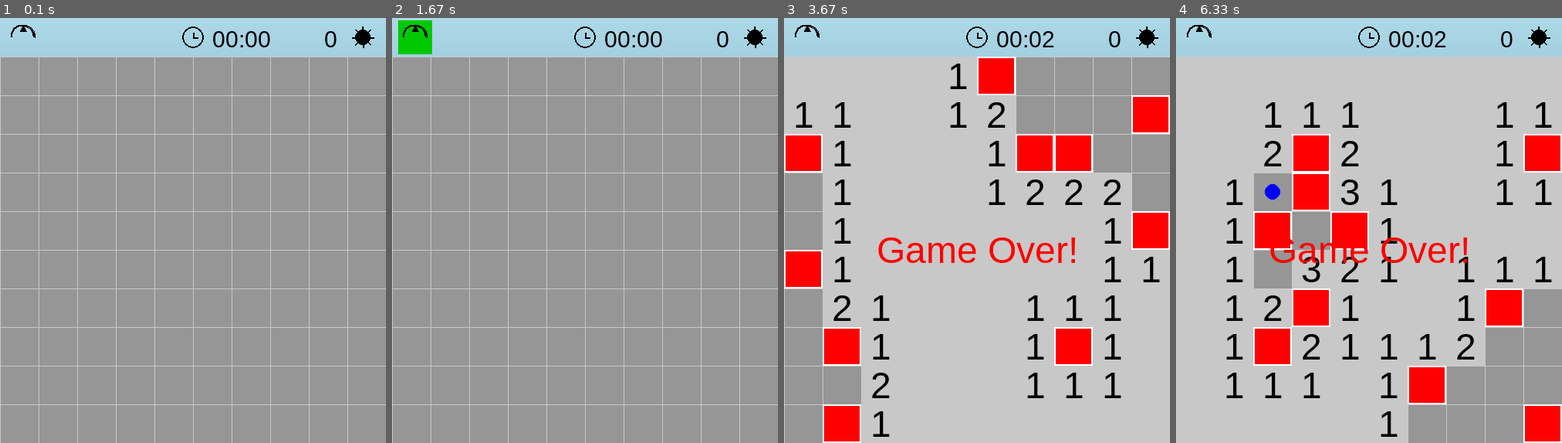
Above: before the commit, frames 1-4 (left to right).
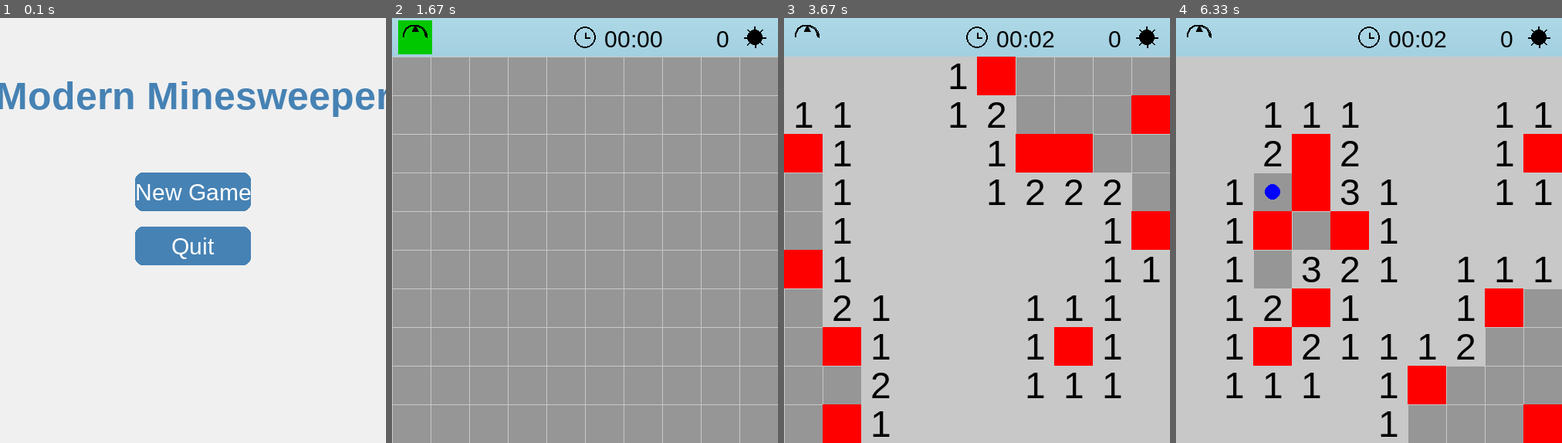
Above: after the commit, the same moments.

Repository: mwilcome/modern-minesweep
Game: pygame game, started from main.py
The game is run twice, just before and just after one commit, with the same random seed, the same clock (stepped at 60 frames per second) and the same inputs.
Inputs (mouse positions are in pixels of both pictures, inside the frame that each line leads up to):
- Up to frame 1 (0.1 s): no input
- Up to frame 2 (1.67 s): click (585, 192) at 0.38 s, where only the run after the commit has a clickable "New Game"; click (492, 234) at 0.72 s; click (642, 81) at 1.05 s; click (415, 39) at 1.38 s
- Up to frame 3 (3.67 s): click (957, 341) at 1.72 s; click (977, 281) at 2.05 s; right-click (1054, 196) at 2.38 s; click (1112, 341) at 2.72 s; click (1096, 222) at 3.05 s; click (1058, 154) at 3.38 s
- Up to frame 4 (6.33 s): click (1199, 39) at 3.72 s; click (1276, 302) at 4.05 s; right-click (1284, 196) at 4.38 s; click (1473, 277) at 4.72 s; click (1450, 175) at 5.05 s; click (1291, 264) at 5.38 s; click (1276, 120) at 5.72 s; click (1438, 370) at 6.05 s

The runs differ from the first frame. In frame 1, 100% of the frame differs, in the area x 0-100%, y 0-100%; in frame 2, nothing differs; in frame 3, 2.5%; in frame 4, 2.3%.

Commit message:
updated main screen

Diff:
--- a/application/game_controller.py
+++ b/application/game_controller.py
@@ -2,25 +2,53 @@
 from domain.entities.game import Game
 
 
+class Button:
+    def __init__(self, x, y, width, height, text, on_click):
+        self.rect = pygame.Rect(x, y, width, height)
+        self.text = text
+        self.on_click = on_click
+
+    def draw(self, screen, font, mouse_pos):
+        color = (100, 160, 210) if self.rect.collidepoint(mouse_pos) else (70, 130, 180)
+        pygame.draw.rect(screen, color, self.rect, border_radius=10)
+        text = font.render(self.text, True, (255, 255, 255))
+        screen.blit(text, text.get_rect(center=self.rect.center))
+
+
 class GameController:
-    def __init__(self, rows, cols, mine_count, renderer):
+    def __init__(self, rows, cols, mine_count, renderer, screen_width):
         self.rows = rows
         self.cols = cols
         self.mine_count = mine_count
         self.renderer = renderer
+        self.screen_width = screen_width
         pygame.mixer.init()
         self.click_sound = pygame.mixer.Sound('click.wav')
         self.flag_sound = pygame.mixer.Sound('flag.wav')
         self.win_sound = pygame.mixer.Sound('win.wav')
         self.lose_sound = pygame.mixer.Sound('lose.wav')
-        self.reset_game()
+        self.state = "menu"
+        self.menu_buttons = self.create_menu_buttons()
+        self.game = None
 
-    def reset_game(self):
-        """Start a new game."""
+    def create_menu_buttons(self):
+        buttons = []
+        button_width = 150
+        center_x = self.screen_width // 2 - button_width // 2
+        buttons.append(Button(center_x, 200, button_width, 50, "New Game", self.start_game))
+        buttons.append(Button(center_x, 270, button_width, 50, "Quit", self.quit_game))
+        return buttons
+
+    def start_game(self):
+        """Initialize or reset the game."""
         self.game = Game(self.rows, self.cols, self.mine_count)
+        self.state = "game"
+
+    def quit_game(self):
+        pygame.quit()
+        exit()
 
     def run(self):
-        """Main game loop."""
         running = True
         while running:
             mouse_pos = pygame.mouse.get_pos()
@@ -28,27 +56,40 @@
                 if event.type == pygame.QUIT:
                     running = False
                 elif event.type == pygame.MOUSEBUTTONDOWN:
-                    mouse_x, mouse_y = event.pos
-                    if 5 <= mouse_y <= 45 and 10 <= mouse_x <= 50:
-                        self.reset_game()
-                    elif not self.game.game_over and not self.game.won:
-                        grid_row = (mouse_y - 50) // 50
-                        grid_col = mouse_x // 50
-                        if 0 <= grid_row < self.rows and 0 <= grid_col < self.cols:
-                            if event.button == 1:  # Left click
-                                game_ended = self.game.reveal_cell(grid_row, grid_col)
-                                if game_ended == 'lose':
-                                    self.lose_sound.play()
-                                elif game_ended == 'win':
-                                    self.win_sound.play()
-                                else:
-                                    self.click_sound.play()
-                            elif event.button == 3:  # Right click
-                                self.game.grid[grid_row][grid_col].toggle_flag()
-                                self.flag_sound.play()
+                    if self.state == "menu":
+                        for button in self.menu_buttons:
+                            if button.rect.collidepoint(event.pos):
+                                button.on_click()
+                    elif self.state == "game" and self.game:
+                        # Check restart button in all game states
+                        if self.renderer.restart_rect.collidepoint(event.pos):
+                            self.start_game()
+                        elif not (self.game.game_over or self.game.won):
+                            grid_row = (event.pos[1] - 50) // 50
+                            grid_col = event.pos[0] // 50
+                            if 0 <= grid_row < self.rows and 0 <= grid_col < self.cols:
+                                if event.button == 1:
+                                    result = self.game.reveal_cell(grid_row, grid_col)
+                                    if result == 'lose':
+                                        self.lose_sound.play()
+                                    elif result == 'win':
+                                        self.win_sound.play()
+                                    else:
+                                        self.click_sound.play()
+                                elif event.button == 3:
+                                    self.game.grid[grid_row][grid_col].toggle_flag()
+                                    self.flag_sound.play()
                 elif event.type == pygame.KEYDOWN:
                     if event.key == pygame.K_r:
-                        self.reset_game()
+                        # Restart regardless of state
+                        if self.state == "game":
+                            self.start_game()
+                        else:
+                            self.quit_game()
 
-            self.renderer.render(self.game, mouse_pos)
+            if self.state == "menu":
+                self.renderer.render_menu(self.menu_buttons, mouse_pos)
+            elif self.state == "game" and self.game:
+                self.renderer.render(self.game, mouse_pos)
+
         pygame.quit()
--- a/domain/entities/game.py
+++ b/domain/entities/game.py
@@ -17,7 +17,6 @@
         self._calculate_numbers()
 
     def _place_mines(self):
-        """Randomly place mines on the grid."""
         mines_placed = 0
         while mines_placed < self.mine_count:
             x = random.randint(0, self.rows - 1)
@@ -27,7 +26,6 @@
                 mines_placed += 1
 
     def _calculate_numbers(self):
-        """Calculate the number of adjacent mines for each cell."""
         for x in range(self.rows):
             for y in range(self.cols):
                 if not self.grid[x][y].is_mine:
@@ -39,7 +37,6 @@
                     self.grid[x][y].adjacent_mines = count
 
     def reveal_cell(self, row, col):
-        """Reveal a cell and handle game logic. Returns 'win', 'lose', or None."""
         if self.game_over or self.won:
             return None
         cell = self.grid[row][col]
@@ -63,7 +60,6 @@
         return None
 
     def _check_win_condition(self):
-        """Check if all non-mine cells are revealed."""
         for row in self.grid:
             for cell in row:
                 if not cell.is_mine and not cell.is_revealed:
@@ -71,12 +67,10 @@
         self.won = True
 
     def get_elapsed_time(self):
-        """Get the elapsed time in seconds."""
         if self.game_over or self.won:
             return (self.end_time - self.start_time) // 1000
         else:
             return (pygame.time.get_ticks() - self.start_time) // 1000
 
     def get_score(self):
-        """Calculate the score based on correctly flagged mines."""
         return sum(1 for row in self.grid for cell in row if cell.is_mine and cell.is_flagged)
--- a/domain/value_objects/cell.py
+++ b/domain/value_objects/cell.py
@@ -6,6 +6,5 @@
         self.adjacent_mines = 0
 
     def toggle_flag(self):
-        """Toggle the flag state if the cell is not revealed."""
         if not self.is_revealed:
             self.is_flagged = not self.is_flagged
--- a/infrastructure/pygame_renderer.py
+++ b/infrastructure/pygame_renderer.py
@@ -5,12 +5,11 @@
 class PygameRenderer:
     def __init__(self, screen):
         self.screen = screen
+        self.width, self.height = screen.get_size()
+        self.title_font = pygame.font.SysFont('arial', 50, bold=True)
+        self.ui_font = pygame.font.SysFont('arial', 30)
+        self.cell_font = pygame.font.SysFont('arial', 48)
         self.cell_size = 50
-        self.cell_font = pygame.font.SysFont('arial', 48)
-        self.ui_font = pygame.font.SysFont('arial', 30)
-        self.width, self.height = screen.get_size()
-
-        # Colors
         self.background_start = (173, 216, 230)
         self.background_end = (70, 130, 180)
         self.cell_light = (220, 220, 220)
@@ -21,16 +20,10 @@
         self.mine_color = (255, 0, 0)
         self.revealed_color = (200, 200, 200)
         self.unrevealed_color = (150, 150, 150)
-
-        # Background gradient
         self.background = self.create_gradient_surface()
-
-        # UI Icons
         self.restart_icon = self.create_restart_icon()
         self.timer_icon = self.create_timer_icon()
         self.mine_icon = self.create_mine_icon()
-
-        # UI Positions
         self.restart_rect = pygame.Rect(10, 5, 40, 40)
         self.timer_rect = pygame.Rect(self.width // 2 - 20, 5, 40, 40)
         self.mine_rect = pygame.Rect(self.width - 50, 5, 40, 40)
@@ -67,22 +60,25 @@
             pygame.draw.line(icon, self.text_color, (16, 16), (x, y), 2)
         return icon
 
+    def render_menu(self, buttons, mouse_pos):
+        self.screen.fill((240, 240, 240))
+        title = self.title_font.render("Modern Minesweeper", True, (70, 130, 180))
+        title_rect = title.get_rect(center=(self.width // 2, 100))
+        self.screen.blit(title, title_rect)
+        for button in buttons:
+            button.draw(self.screen, self.ui_font, mouse_pos)
+        pygame.display.flip()
+
     def render_ui(self, game, mouse_pos):
-        """Render the UI with icons, timer, and hover effects."""
-        # Restart button
         if self.restart_rect.collidepoint(mouse_pos):
             pygame.draw.rect(self.screen, (0, 200, 0), self.restart_rect.inflate(4, 4))
         self.screen.blit(self.restart_icon, (self.restart_rect.x + 4, self.restart_rect.y + 4))
-
-        # Timer
         elapsed = game.get_elapsed_time()
         minutes = elapsed // 60
         seconds = elapsed % 60
         timer_text = self.ui_font.render(f"{minutes:02d}:{seconds:02d}", True, self.text_color)
         self.screen.blit(self.timer_icon, (self.timer_rect.x + 4, self.timer_rect.y + 4))
         self.screen.blit(timer_text, (self.timer_rect.right + 5, self.timer_rect.y + 5))
-
-        # Mine counter (score for now)
         if self.mine_rect.collidepoint(mouse_pos):
             pygame.draw.rect(self.screen, (0, 200, 0), self.mine_rect.inflate(4, 4))
         self.screen.blit(self.mine_icon, (self.mine_rect.x + 4, self.mine_rect.y + 4))
@@ -90,17 +86,20 @@
         self.screen.blit(mine_text, (self.mine_rect.left - 30, self.mine_rect.y + 5))
 
     def render(self, game, mouse_pos):
-        """Render the game grid and UI."""
         self.screen.blit(self.background, (0, 0))
         self.render_ui(game, mouse_pos)
-
-        # Render grid cells
         for row in range(game.rows):
             for col in range(game.cols):
                 cell = game.grid[row][col]
                 x = col * self.cell_size
                 y = row * self.cell_size + 50
                 rect = pygame.Rect(x, y, self.cell_size, self.cell_size)
+                pygame.draw.line(self.screen, self.cell_light, (x, y), (x + self.cell_size, y))
+                pygame.draw.line(self.screen, self.cell_light, (x, y), (x, y + self.cell_size))
+                pygame.draw.line(self.screen, self.cell_dark, (x, y + self.cell_size - 1),
+                                 (x + self.cell_size, y + self.cell_size - 1))
+                pygame.draw.line(self.screen, self.cell_dark, (x + self.cell_size - 1, y),
+                                 (x + self.cell_size - 1, y + self.cell_size))
                 if cell.is_revealed:
                     if cell.is_mine:
                         pygame.draw.rect(self.screen, self.mine_color, rect)
@@ -114,31 +113,24 @@
                     pygame.draw.rect(self.screen, self.unrevealed_color, rect)
                 if cell.is_flagged:
                     pygame.draw.circle(self.screen, self.flag_color, rect.center, 10)
-
-        # Draw grid lines
         for i in range(game.cols + 1):
             x = i * self.cell_size
             pygame.draw.line(self.screen, self.grid_line_color, (x, 50), (x, 50 + game.rows * self.cell_size))
         for i in range(game.rows + 1):
             y = 50 + i * self.cell_size
             pygame.draw.line(self.screen, self.grid_line_color, (0, y), (game.cols * self.cell_size, y))
-
-        # Hover effect
-        grid_col = mouse_pos[0] // self.cell_size
-        grid_row = (mouse_pos[1] - 50) // self.cell_size
-        if 0 <= grid_row < game.rows and 0 <= grid_col < game.cols and not (game.game_over or game.won):
-            x = grid_col * self.cell_size
-            y = 50 + grid_row * self.cell_size
-            pygame.draw.rect(self.screen, (255, 255, 0), (x, y, self.cell_size, self.cell_size), 2)
-
-        # Win/Loss animations
+        if not (game.game_over or game.won):
+            grid_col = mouse_pos[0] // self.cell_size
+            grid_row = (mouse_pos[1] - 50) // self.cell_size
+            if 0 <= grid_row < game.rows and 0 <= grid_col < game.cols:
+                x = grid_col * self.cell_size
+                y = 50 + grid_row * self.cell_size
+                pygame.draw.rect(self.screen, (255, 255, 0), (x, y, self.cell_size, self.cell_size), 2)
         if game.game_over or game.won:
             self.render_game_end(game)
-
         pygame.display.flip()
 
     def render_game_end(self, game):
-        """Render win or loss animation by revealing all mines."""
         for row in range(game.rows):
             for col in range(game.cols):
                 cell = game.grid[row][col]
@@ -147,18 +139,7 @@
                 rect = pygame.Rect(x, y, self.cell_size, self.cell_size)
                 if cell.is_mine:
                     if game.won:
-                        # Win animation: Show all mines as flagged
                         pygame.draw.rect(self.screen, self.revealed_color, rect)
                         pygame.draw.circle(self.screen, self.flag_color, rect.center, 10)
                     else:
-                        # Loss animation: Flash mines red
                         pygame.draw.rect(self.screen, self.mine_color, rect)
-                        pygame.draw.rect(self.screen, (255, 255, 255), rect, 2)  # White border for flash effect
-        self.show_game_over(game.won)
-
-    def show_game_over(self, won):
-        """Display game over or win message."""
-        message = "You Win!" if won else "Game Over!"
-        text = self.cell_font.render(message, True, (255, 0, 0))
-        self.screen.blit(text, (self.width // 2 - text.get_width() // 2,
-                                50 + (self.height - 50) // 2 - text.get_height() // 2))
--- a/main.py
+++ b/main.py
@@ -5,10 +5,12 @@
 
 def main():
     pygame.init()
-    screen = pygame.display.set_mode((500, 550))
-    pygame.display.set_caption("Minesweeper")
+    screen_width = 500
+    screen_height = 550
+    screen = pygame.display.set_mode((screen_width, screen_height))
+    pygame.display.set_caption("Modern Minesweeper")
     renderer = PygameRenderer(screen)
-    controller = GameController(10, 10, 10, renderer)
+    controller = GameController(10, 10, 10, renderer, screen_width)
     controller.run()
 
 
